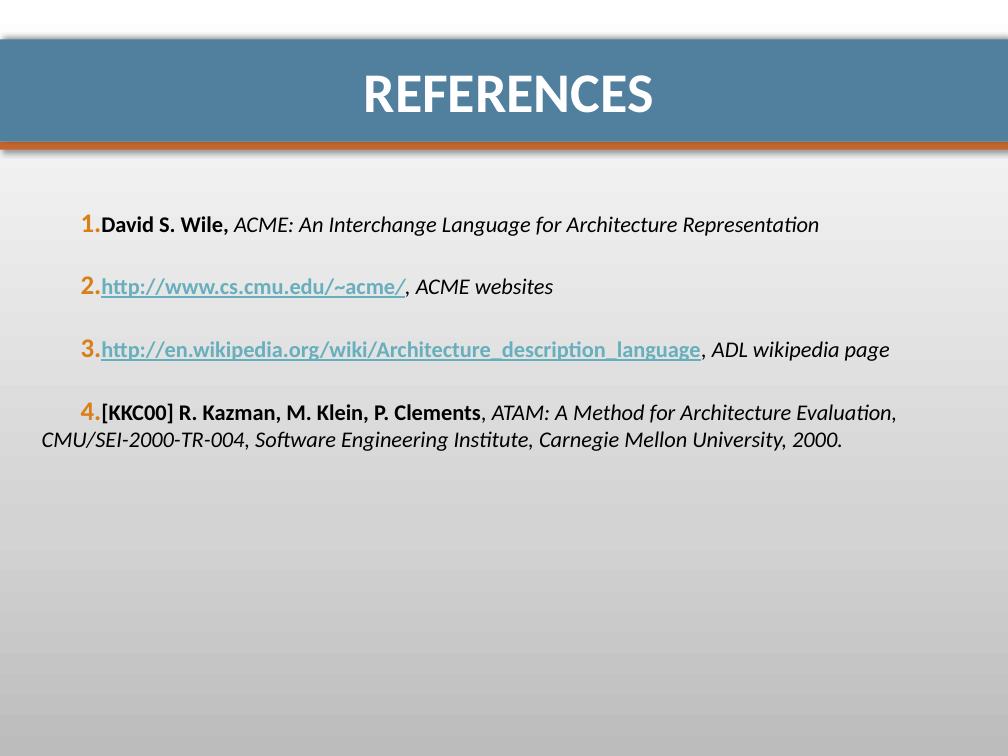
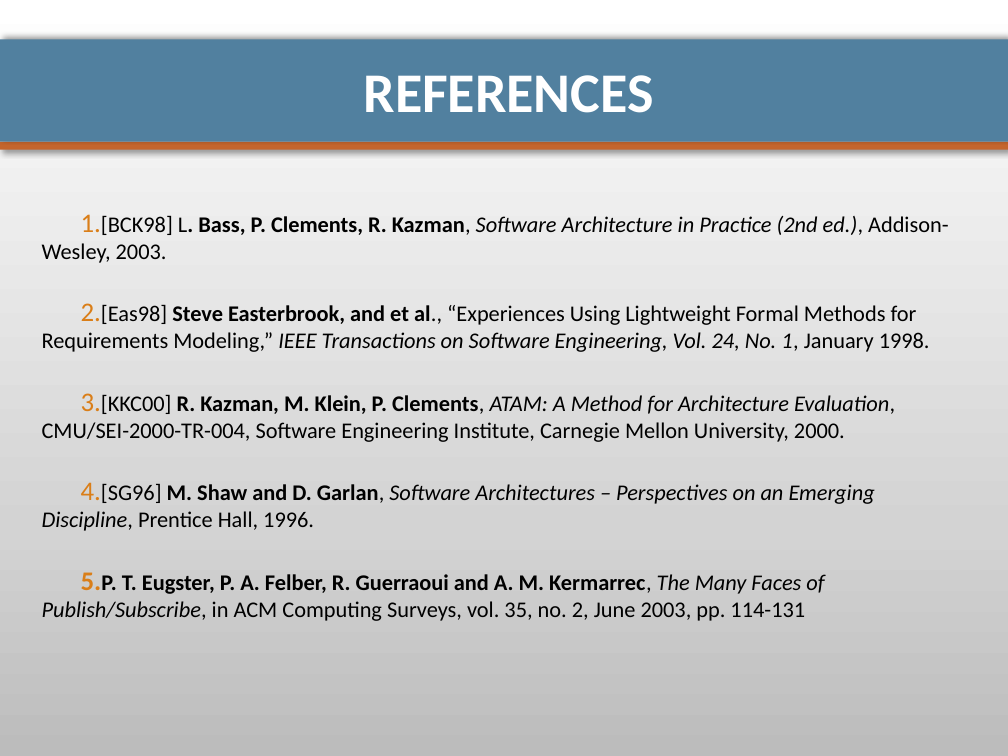
Before and after one commit to pierrealauzet/euroteam, a slide deck: slide 19 of Project 2/Part3/CS554_EuroTeam_Project2_OP6.pptx (slide 5 before the commit). Drawn at 1008x756 pixels with LibreOffice and Linux fonts; fonts in the diff are those of the drawing. Boxes give left, top, right and bottom in pixels: in the first picture for what was removed or moved away, otherwise in the second. Text is boxed around its words. In the diff, an @@ line names an element or a change of style, - is before the commit and + after.

```diff
--- a/Project 2/Part3/CS554_EuroTeam_Project2_OP6.pptx
+++ b/Project 2/Part3/CS554_EuroTeam_Project2_OP6.pptx
@@ text at box(42, 215, 949, 352): text changed; bold off @@
-1. David S. Wile, ACME: An Interchange Language for Architecture Representation
-2. http://www.cs.cmu.edu/~acme/, ACME websites
-3. http://en.wikipedia.org/wiki/Architecture_description_language, ADL wikipedia page
+1. [BCK98] L. Bass, P. Clements, R. Kazman, Software Architecture in Practice (2nd ed.), Addison-Wesley, 2003.
+2. [Eas98] Steve Easterbrook, and et al., “Experiences Using Lightweight Formal Methods for Requirements Modeling,” IEEE Transactions on Software Engineering, Vol. 24, No. 1, January 1998.
@@ text at box(42, 395, 895, 442): bold off in "[KKC00]"; italic off in "Clements, Evaluation, CMU/SEI-2000-TR-004, Software Engineer ..." @@
@@ text at box(42, 483, 875, 621): paragraphs added @@
+4. [SG96] M. Shaw and D. Garlan, Software Architectures – Perspectives on an Emerging Discipline, Prentice Hall, 1996.
+5. P. T. Eugster, P. A. Felber, R. Guerraoui and A. M. Kermarrec, The Many Faces of Publish/Subscribe, in ACM Computing Surveys, vol. 35, no. 2, June 2003, pp. 114-131
```
Also in this commit, not shown: 4 other slides changed, 14 slides added.
